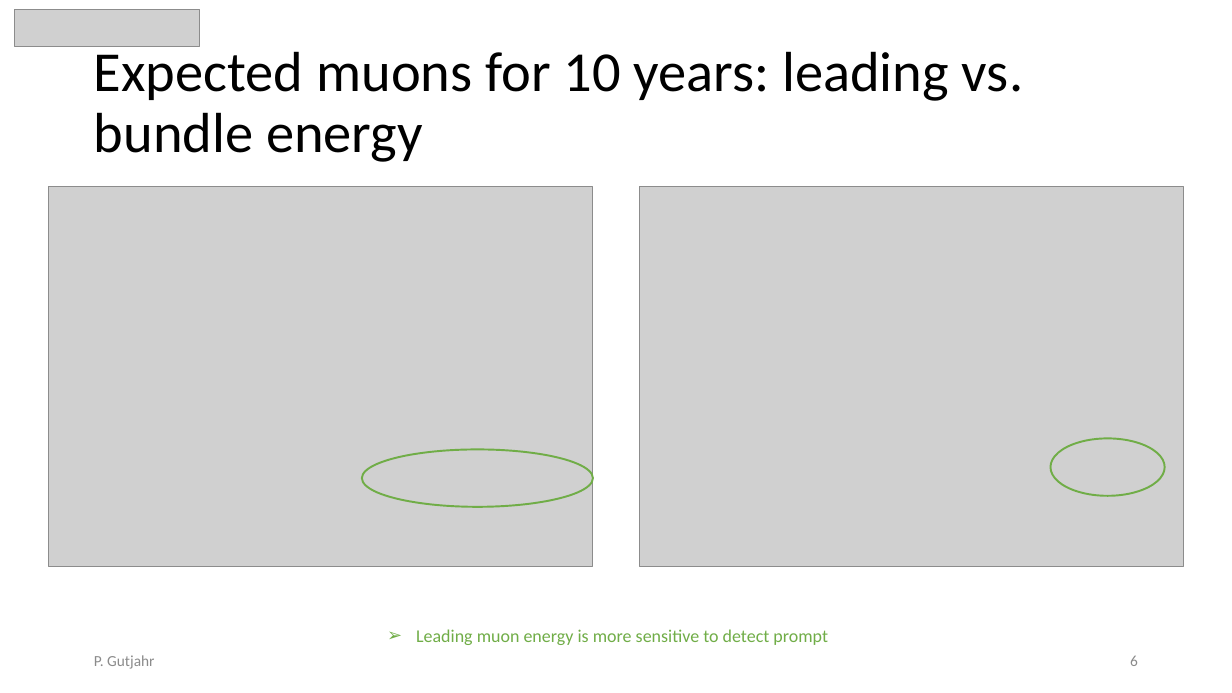
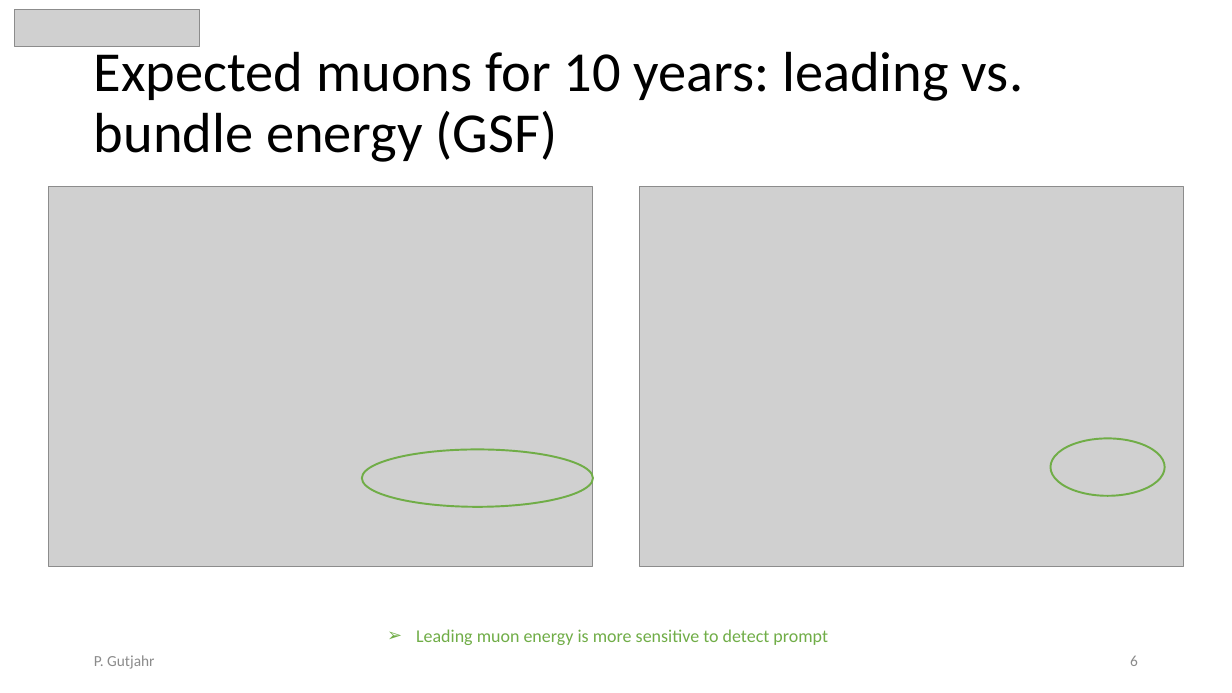
Before and after one commit to pascalgutjahr/presentations, a slide deck: slide 6 of cr_group/cr_call_2023_09_22.pptx. Drawn at 1232x693 pixels with LibreOffice and Linux fonts; fonts in the diff are those of the drawing; grey boxes stand for pictures. Boxes give left, top, right and bottom in pixels: in the first picture for what was removed or moved away, otherwise in the second. Text is boxed around its words. In the diff, an @@ line names an element or a change of style, - is before the commit and + after.

```diff
--- a/cr_group/cr_call_2023_09_22.pptx
+++ b/cr_group/cr_call_2023_09_22.pptx
@@ title at (x1=94, y1=44, x2=1024, y2=162): text changed @@
-Expected muons for 10 years: leading vs. bundle energy
+Expected muons for 10 years: leading vs. bundle energy (GSF)
```
Also in this commit, not shown: 11 other slides changed, 6 slides added, 1 slide removed.
